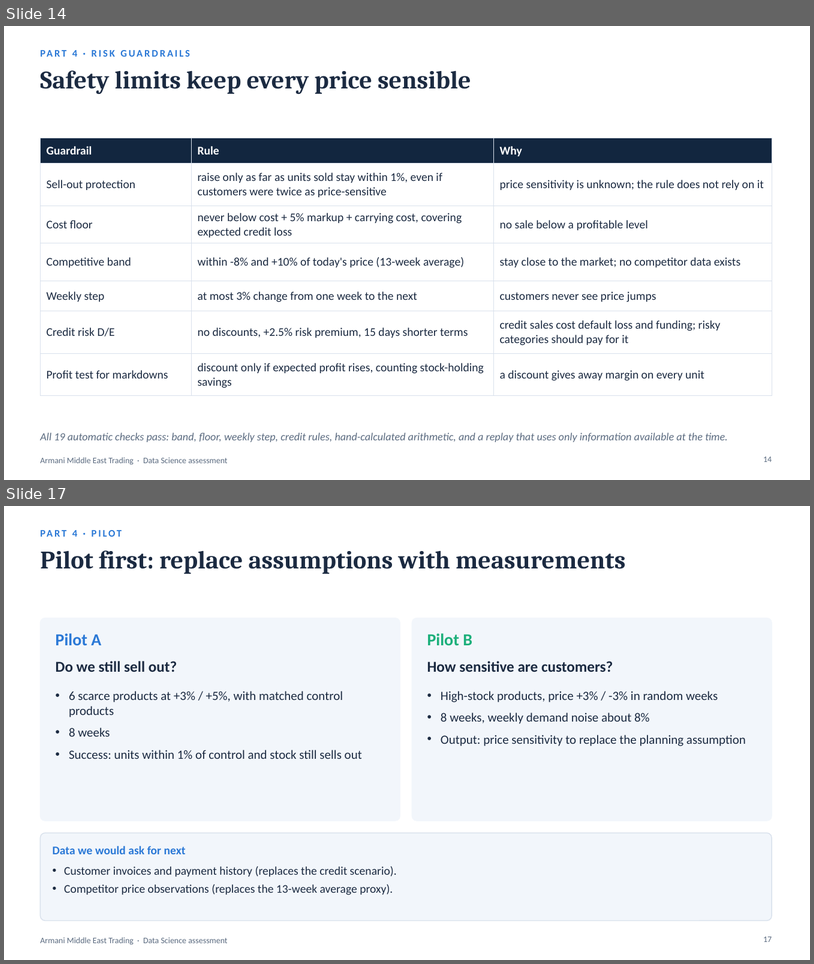
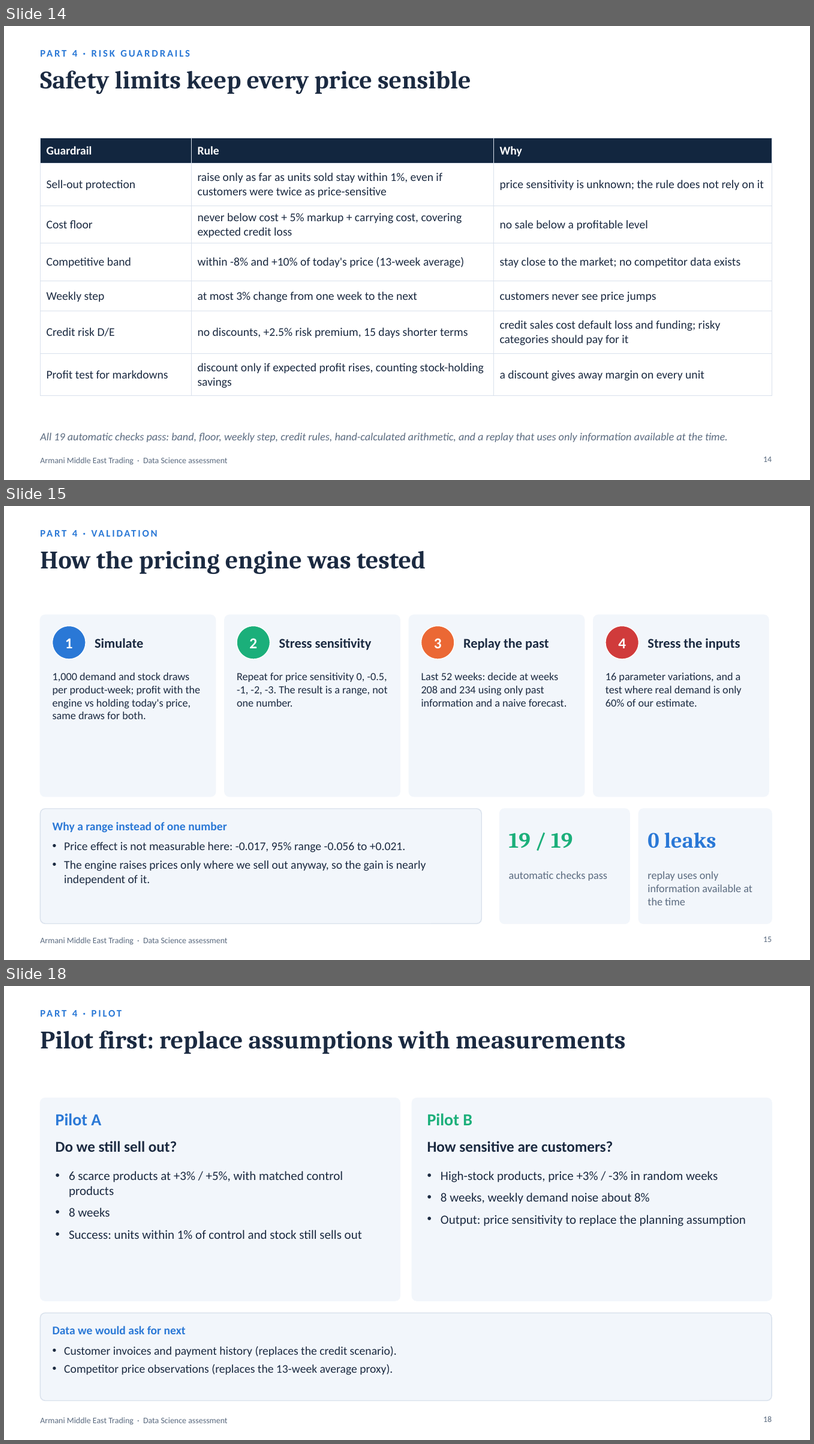
Before and after one commit to hrnademi/Technical_Assessment_HamidrezaNademi, a slide deck: Armani_Data_Science_Presentation.pptx. Shown one above the other, each under a label of ours: slides 14 and 17 before the commit, slides 14, 15 and 18 after it; the slides between them are not shown. The pictures are 814x964 and 814x1444 pixels, drawn with LibreOffice and Linux fonts; fonts in the diff are those of the drawing. Boxes give left, top, right and bottom in pixels: in the first picture for what was removed or moved away, otherwise in the second. Text is boxed around its words. In the diff, an @@ line names an element or a change of style, - is before the commit and + after.

```diff
--- a/Armani_Data_Science_Presentation.pptx
+++ b/Armani_Data_Science_Presentation.pptx
@@ slide 15 added at [4, 506, 810, 960], background #FFFFFF; not listed: 1 template element that a slide beside it also shows @@
@@ text added at [72, 530, 77, 537], 12 pt, text #2A78D6, bold @@
+PART 4 · VALIDATION
@@ title added at [40, 550, 426, 574], 30 pt, text #1B2A41, bold @@
+How the pricing engine was tested
@@ rounded rectangle added at [40, 615, 216, 796], fill #F2F6FB, outline #F2F6FB 1 pt @@
@@ ellipse added at [53, 626, 86, 659], fill #2A78D6, outline #FFFFFF 1 pt @@
@@ rounded rectangle added at [225, 615, 400, 796], fill #F2F6FB, outline #F2F6FB 1 pt @@
@@ ellipse added at [237, 626, 270, 659], fill #1BAF7A, outline #FFFFFF 1 pt @@
@@ rounded rectangle added at [410, 615, 585, 796], fill #F2F6FB, outline #F2F6FB 1 pt @@
@@ ellipse added at [422, 626, 455, 659], fill #EB6834, outline #FFFFFF 1 pt @@
@@ rounded rectangle added at [594, 615, 769, 796], fill #F2F6FB, outline #F2F6FB 1 pt @@
@@ ellipse added at [606, 626, 639, 659], fill #D03B3B, outline #FFFFFF 1 pt @@
@@ text added at [65, 638, 73, 648], 18 pt, text #FFFFFF, bold @@
+1
@@ text added at [95, 638, 143, 648], 16 pt, text #1B2A41, bold @@
+Simulate
@@ text added at [249, 638, 257, 648], 18 pt, text #FFFFFF, bold @@
+2
@@ text added at [279, 638, 372, 650], 16 pt, text #1B2A41, bold @@
+Stress sensitivity
@@ text added at [434, 638, 442, 648], 18 pt, text #FFFFFF, bold @@
+3
@@ text added at [464, 638, 549, 650], 16 pt, text #1B2A41, bold @@
+Replay the past
@@ text added at [618, 638, 626, 648], 18 pt, text #FFFFFF, bold @@
+4
@@ text added at [648, 638, 740, 650], 16 pt, text #1B2A41, bold @@
+Stress the inputs
@@ text added at [53, 672, 201, 719], 13 pt, text #1B2A41 @@
+1,000 demand and stock draws per product-week; profit with the engine vs holding today's price, same draws for both.
@@ text added at [237, 672, 387, 706], 13 pt, text #1B2A41 @@
+Repeat for price sensitivity 0, -0.5, -1, -2, -3. The result is a range, not one number.
@@ text added at [422, 672, 567, 706], 13 pt, text #1B2A41 @@
+Last 52 weeks: decide at weeks 208 and 234 using only past information and a naive forecast.
@@ text added at [606, 672, 741, 706], 13 pt, text #1B2A41 @@
+16 parameter variations, and a test where real demand is only 60% of our estimate.
@@ rounded rectangle added at [40, 808, 482, 924], fill #F2F6FB, outline #D9E1EC 1 pt @@
@@ rounded rectangle added at [500, 808, 630, 924], fill #F2F6FB, outline #F2F6FB 1 pt @@
@@ rounded rectangle added at [639, 808, 772, 924], fill #F2F6FB, outline #F2F6FB 1 pt @@
@@ text added at [53, 822, 227, 832], 14 pt, text #2A78D6, bold @@
+Why a range instead of one number
@@ text added at [64, 841, 426, 885], 14 pt, text #1B2A41 @@
+• Price effect is not measurable here: -0.017, 95% range -0.056 to +0.021.
+• The engine raises prices only where we sell out anyway, so the gain is nearly independent of it.
@@ text added at [509, 832, 573, 848], 26 pt, text #1BAF7A, bold @@
+19 / 19
@@ text added at [648, 832, 717, 848], 26 pt, text #2A78D6, bold @@
+0 leaks
@@ text added at [509, 871, 608, 880], 13 pt, text #5B6B80 @@
+automatic checks pass
@@ text added at [648, 871, 753, 905], 13 pt, text #5B6B80 @@
+replay uses only information available at the time
@@ page number added at [764, 936, 772, 942], 10 pt, text #5B6B80 @@
+15
@@ what was slide 17 is now slide 18 @@
@@ page number at [764, 1416, 772, 1422]: text changed @@
-17
+18
```
Also in this commit, not shown: 8 slides changed, 4 other slides added, 5 slides removed, 1 other file.
